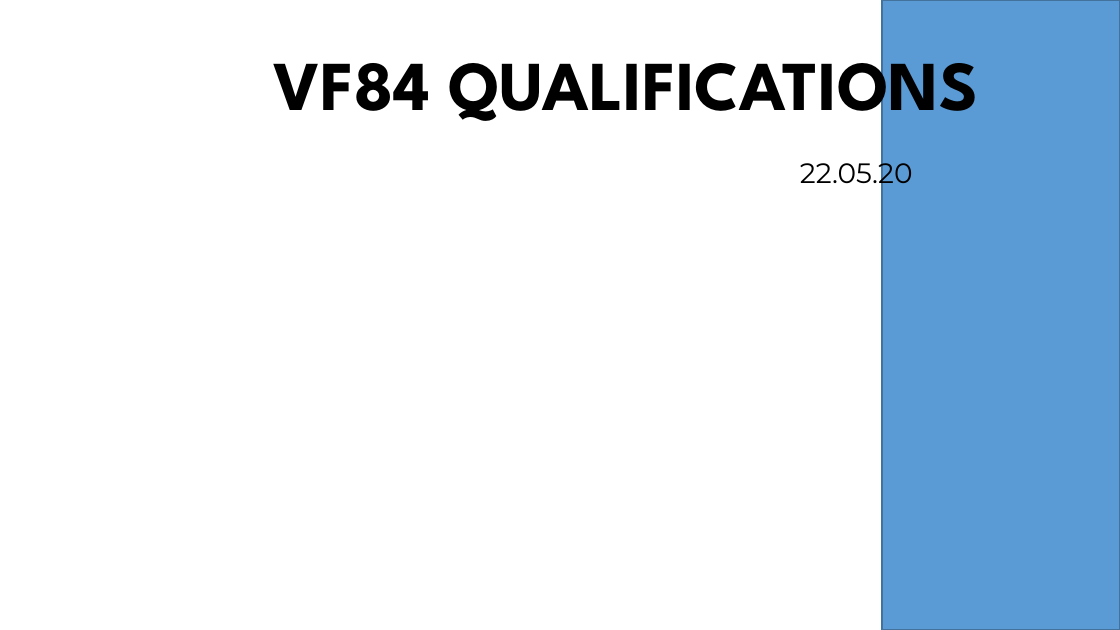
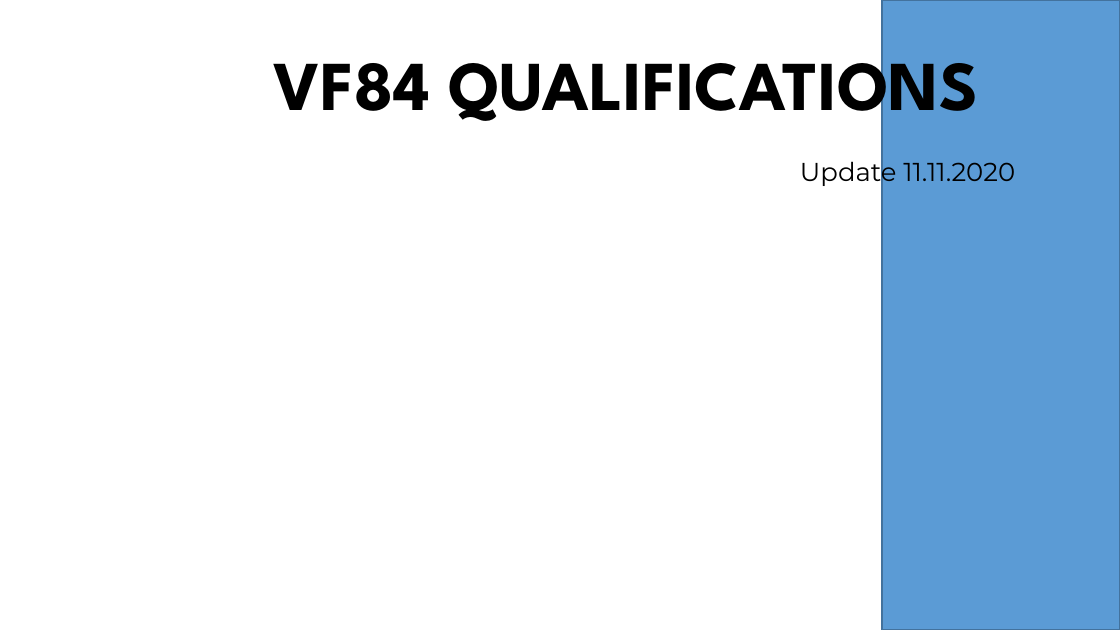
Before and after one commit to oufy-dcs-missions/jtff-missions, a slide deck: slide 1 of vf84-qualification/resources/briefing.pptx. Drawn at 1120x630 pixels with LibreOffice and Linux fonts; fonts in the diff are those of the drawing; background and template pictures are left out. Boxes give left, top, right and bottom in pixels: in the first picture for what was removed or moved away, otherwise in the second. Text is boxed around its words. In the diff, an @@ line names an element or a change of style, - is before the commit and + after.

Commit message:
feat(vf84-qualif): add planes on red side

```diff
--- a/vf84-qualification/resources/briefing.pptx
+++ b/vf84-qualification/resources/briefing.pptx
@@ text at <box>800,156,1015,188</box>: text changed; size 24 to 22.2 pt @@
-22.05.20
+Update 11.11.2020
```
Also in this commit, not shown: 3 other slides changed, 5 other files.
